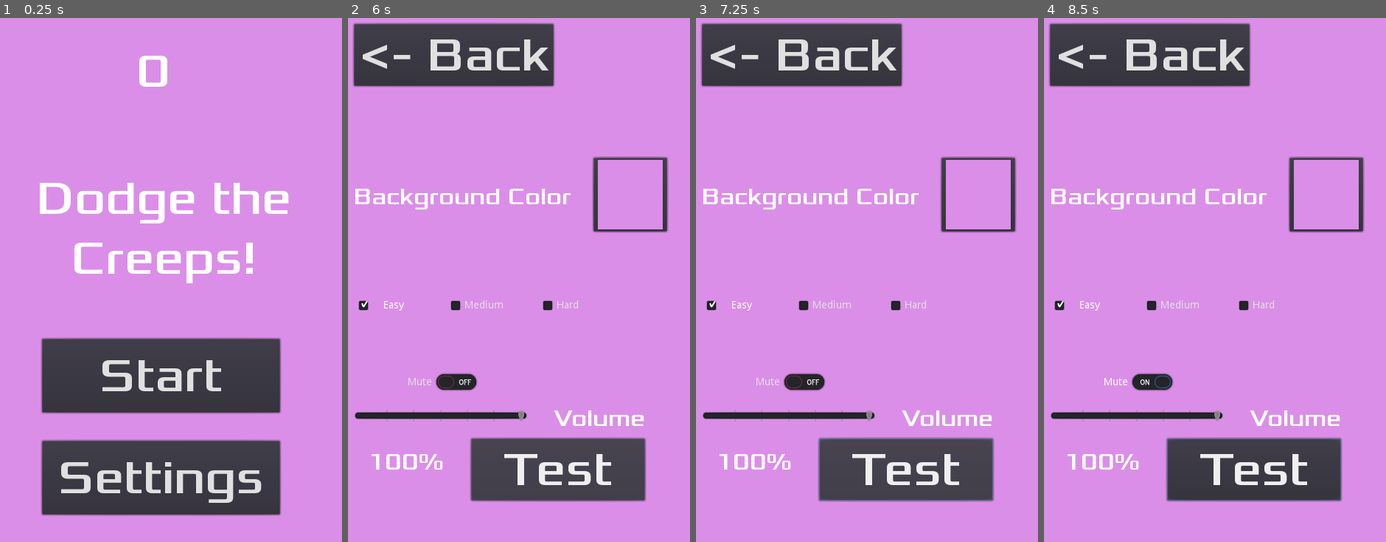
Above: before the commit, frames 1-4 (left to right).
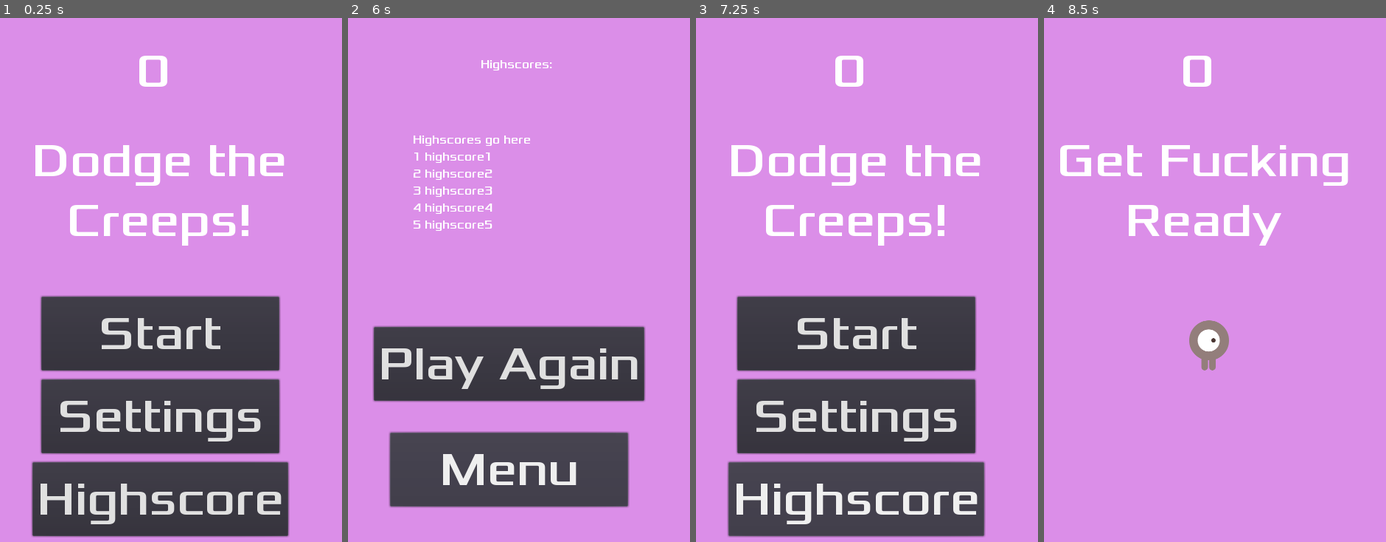
Above: after the commit, the same moments.

Repository: JacksonSplinter/game1
Game: Godot game, scene res://main.tscn
Same seed, same stepped clock (60 frames per second), same inputs: the game is played once before the commit and once after it.
Inputs (mouse positions are in pixels of both pictures, inside the frame that each line leads up to):
- Up to frame 1 (0.25 s): no input
- Up to frame 2 (6 s): click "Settings" at 0.5 s; click "Medium" at 1.25 s; click "Hard" at 2 s; click "Easy" at 2.75 s; click "Easy" at 3.5 s; click "Test" at 4.25 s; click "<- Back" at 5 s; click (508, 500) at 5.75 s, where only the run after the commit has a clickable "Highscore"
- Up to frame 3 (7.25 s): click (856, 468) at 6.5 s, where only the run after the commit has a clickable "Menu"
- Up to frame 4 (8.5 s): click (1204, 332) at 7.25 s, where only the run after the commit has a clickable "Start"; click (1139, 384) at 8 s, where only the run before the commit has a clickable "Mute"

The runs differ from the first frame. In frame 1, 27% of the frame differs, in the area x 9-85%, y 24-100%; in frame 2, 29%; in frame 3, 41%, in the area x 1-94%, y 0-100%; in frame 4, 21%.

Commit message:
set up framework for highscore

Diff:
--- a/HUD.gd
+++ b/HUD.gd
@@ -2,6 +2,7 @@
 
 signal start_game
 signal settings
+signal highscore
 
 # a function that takes a text input and displays it and starts a timer
 func show_message(text):
@@ -25,6 +26,7 @@
 
 	$StartButton.show()
 	$SettingsButton.show()
+	$Highscore.show()
 
 # function that takes the input of score and displays it
 func update_score(score):
@@ -35,6 +37,7 @@
 func _on_StartButton_pressed():
 	$StartButton.hide()
 	$SettingsButton.hide()
+	$Highscore.hide()
 	emit_signal("start_game")
 
 # when the message timer is timedout the message is hidden
@@ -48,6 +51,7 @@
 	$SettingsButton.hide()
 	$Message.hide()
 	$ScoreLabel.hide()
+	$Highscore.hide()
 	emit_signal("settings")
 
 # When the signal of the back button is received the HUD is displayed again
@@ -56,3 +60,22 @@
 	$SettingsButton.show()
 	$Message.show()
 	$ScoreLabel.show()
+	$Highscore.show()
+
+func _on_Scoreboard_pressed():
+	$StartButton.hide()
+	$SettingsButton.hide()
+	$Message.hide()
+	$ScoreLabel.hide()
+	$Highscore.hide()
+	emit_signal("highscore")
+
+func _on_ScoreBoard_menu():
+	$StartButton.show()
+	$SettingsButton.show()
+	$Message.show()
+	$ScoreLabel.show()
+	$Highscore.show()
+
+func _on_ScoreBoard_replay():
+	emit_signal("start_game")
--- a/HUD.tscn
+++ b/HUD.tscn
@@ -8,6 +8,10 @@
 font_data = ExtResource( 1 )
 
 [sub_resource type="DynamicFont" id=2]
+size = 64
+font_data = ExtResource( 1 )
+
+[sub_resource type="DynamicFont" id=3]
 size = 64
 font_data = ExtResource( 1 )
 
@@ -24,10 +28,10 @@
 align = 1
 
 [node name="Message" type="Label" parent="."]
-margin_left = 26.0
-margin_top = 212.0
-margin_right = 451.0
-margin_bottom = 452.0
+margin_left = 20.0
+margin_top = 161.0
+margin_right = 445.0
+margin_bottom = 401.0
 custom_fonts/font = SubResource( 1 )
 text = "Dodge the
 Creeps!"
@@ -35,10 +39,10 @@
 autowrap = true
 
 [node name="StartButton" type="Button" parent="."]
-margin_left = 73.0
-margin_top = 441.0
-margin_right = 396.0
-margin_bottom = 541.0
+margin_left = 72.0
+margin_top = 384.0
+margin_right = 395.0
+margin_bottom = 484.0
 custom_fonts/font = SubResource( 1 )
 text = "Start"
 
@@ -47,13 +51,22 @@
 one_shot = true
 
 [node name="SettingsButton" type="Button" parent="."]
-margin_left = 73.0
-margin_top = 579.0
-margin_right = 396.0
-margin_bottom = 679.0
+margin_left = 72.0
+margin_top = 496.0
+margin_right = 395.0
+margin_bottom = 596.0
 custom_fonts/font = SubResource( 2 )
 text = "Settings"
+
+[node name="Highscore" type="Button" parent="."]
+margin_left = 60.0
+margin_top = 608.0
+margin_right = 407.0
+margin_bottom = 708.0
+custom_fonts/font = SubResource( 3 )
+text = "Highscore"
 
 [connection signal="pressed" from="StartButton" to="." method="_on_StartButton_pressed"]
 [connection signal="timeout" from="MessageTimer" to="." method="_on_MessageTimer_timeout"]
 [connection signal="pressed" from="SettingsButton" to="." method="_on_SettingsButton_pressed"]
+[connection signal="pressed" from="Highscore" to="." method="_on_Scoreboard_pressed"]
--- /dev/null
+++ b/Highscore.gd
@@ -0,0 +1,32 @@
+extends CanvasLayer
+
+signal menu
+signal replay
+
+# Called when the node enters the scene tree for the first time.
+func _ready():
+	$Header.hide()
+	$Label.hide()
+	$Menu.hide()
+	$PlayAgain.hide()
+
+
+func _on_Menu_pressed():
+	$Header.hide()
+	$Label.hide()
+	$Menu.hide()
+	$PlayAgain.hide()
+	emit_signal("menu")
+
+func _on_PlayAgain_pressed():
+	$Header.hide()
+	$Label.hide()
+	$Menu.hide()
+	$PlayAgain.hide()
+	emit_signal("replay")
+
+func _on_HUD_highscore():
+	$Header.show()
+	$Label.show()
+	$Menu.show()
+	$PlayAgain.show()
--- /dev/null
+++ b/Highscore.tscn
@@ -0,0 +1,70 @@
+[gd_scene load_steps=7 format=2]
+
+[ext_resource path="res://fonts/Xolonium-Regular.ttf" type="DynamicFontData" id=1]
+[ext_resource path="res://Highscore.gd" type="Script" id=2]
+
+[sub_resource type="DynamicFont" id=1]
+font_data = ExtResource( 1 )
+
+[sub_resource type="DynamicFont" id=2]
+font_data = ExtResource( 1 )
+
+[sub_resource type="DynamicFont" id=3]
+size = 64
+font_data = ExtResource( 1 )
+
+[sub_resource type="DynamicFont" id=4]
+size = 64
+font_data = ExtResource( 1 )
+
+[node name="ScoreBoard" type="CanvasLayer"]
+script = ExtResource( 2 )
+
+[node name="Header" type="Label" parent="."]
+margin_left = 193.0
+margin_top = 60.0
+margin_right = 298.0
+margin_bottom = 80.0
+custom_fonts/font = SubResource( 1 )
+text = "Highscores:"
+align = 1
+
+[node name="Label" type="Label" parent="."]
+anchor_right = 0.083
+anchor_bottom = 0.019
+margin_left = 104.0
+margin_top = 128.0
+margin_right = 354.16
+margin_bottom = 341.32
+custom_fonts/font = SubResource( 2 )
+text = "Highscores go here
+1 highscore1
+2 highscore2
+3 highscore3
+4 highscore4
+5 highscore5
+"
+valign = 1
+
+[node name="PlayAgain" type="Button" parent="."]
+anchor_right = 0.604
+anchor_bottom = 0.717
+margin_left = 51.0
+margin_top = 425.0
+margin_right = 128.08
+margin_bottom = 8.76001
+custom_fonts/font = SubResource( 3 )
+text = "Play Again"
+
+[node name="Menu" type="Button" parent="."]
+anchor_right = 0.289
+anchor_bottom = 0.56
+margin_left = 73.0
+margin_top = 568.0
+margin_right = 257.28
+margin_bottom = 264.8
+custom_fonts/font = SubResource( 4 )
+text = "Menu"
+
+[connection signal="pressed" from="PlayAgain" to="." method="_on_PlayAgain_pressed"]
+[connection signal="pressed" from="Menu" to="." method="_on_Menu_pressed"]
--- a/Player.gd
+++ b/Player.gd
@@ -51,7 +51,7 @@
 		$AnimatedSprite.flip_v = velocity.y > 0
 
 # Player disappears after being hit
-func _on_Player_body_entered(body):
+func _on_Player_body_entered(_body):
 	hide()
 	emit_signal("hit")
 	# Must be deferred as we can't change physics properties on a physics callback.
--- a/Settings.gd
+++ b/Settings.gd
@@ -56,7 +56,7 @@
 	emit_signal("back_clicked")
 
 # When hard mode is enabled makes sure that both options are disabled
-func _on_Hard_toggled(button_pressed):
+func _on_Hard_toggled(_button_pressed):
 	if $Easy.pressed == false && $Medium.pressed == false:
 		$Hard.pressed = true
 
@@ -67,7 +67,7 @@
 	emit_signal("hard")
 
 # When medium mode is enabled makes sure that both options are disabled
-func _on_Medium_toggled(button_pressed):
+func _on_Medium_toggled(_button_pressed):
 	if $Easy.pressed == false && $Hard.pressed == false:
 		$Medium.pressed = true
 
@@ -78,7 +78,7 @@
 	emit_signal("medium")
 
 # When easy mode is enabled makes sure that both options are disabled
-func _on_Easy_toggled(button_pressed):
+func _on_Easy_toggled(_button_pressed):
 	if $Medium.pressed == false && $Hard.pressed == false:
 		$Easy.pressed = true
 
--- a/main.gd
+++ b/main.gd
@@ -55,7 +55,6 @@
 	# Spawn the mob by adding it to the Main scene.
 	add_child(mob)
 
-
 # when the scoretimer is timedout the player gets one point and then
 # the score is upadted in the HUD
 func _on_ScoreTimer_timeout():
--- a/main.tscn
+++ b/main.tscn
@@ -7,6 +7,7 @@
 [ext_resource path="res://art/Creed - Higher (Official Video) copy.mp3" type="AudioStream" id=5]
 [ext_resource path="res://art/gameover.wav" type="AudioStream" id=6]
 [ext_resource path="res://Settings.tscn" type="PackedScene" id=7]
+[ext_resource path="res://Highscore.tscn" type="PackedScene" id=8]
 
 [sub_resource type="Curve2D" id=1]
 _data = {
@@ -53,6 +54,9 @@
 
 [node name="Settings" parent="." instance=ExtResource( 7 )]
 
+[node name="ScoreBoard" parent="." instance=ExtResource( 8 )]
+
+[connection signal="highscore" from="HUD" to="ScoreBoard" method="_on_HUD_highscore"]
 [connection signal="settings" from="HUD" to="Settings" method="_on_settings"]
 [connection signal="start_game" from="HUD" to="." method="new_game"]
 [connection signal="hit" from="Player" to="." method="game_over"]
@@ -64,3 +68,5 @@
 [connection signal="hard" from="Settings" to="." method="_on_Settings_hard"]
 [connection signal="medium" from="Settings" to="." method="_on_Settings_medium"]
 [connection signal="new_bg" from="Settings" to="." method="_on_Settings_new_bg"]
+[connection signal="menu" from="ScoreBoard" to="HUD" method="_on_ScoreBoard_menu"]
+[connection signal="replay" from="ScoreBoard" to="HUD" method="_on_ScoreBoard_replay"]
--- a/mob.tscn
+++ b/mob.tscn
@@ -10,9 +10,9 @@
 
 [sub_resource type="SpriteFrames" id=1]
 animations = [ {
-"frames": [ ExtResource( 1 ), ExtResource( 5 ) ],
+"frames": [ ExtResource( 4 ), ExtResource( 6 ) ],
 "loop": true,
-"name": "walk",
+"name": "swim",
 "speed": 3.0
 }, {
 "frames": [ ExtResource( 2 ), ExtResource( 3 ) ],
@@ -20,9 +20,9 @@
 "name": "fly",
 "speed": 3.0
 }, {
-"frames": [ ExtResource( 4 ), ExtResource( 6 ) ],
+"frames": [ ExtResource( 1 ), ExtResource( 5 ) ],
 "loop": true,
-"name": "swim",
+"name": "walk",
 "speed": 3.0
 } ]
 
@@ -40,6 +40,7 @@
 scale = Vector2( 0.5, 0.5 )
 frames = SubResource( 1 )
 animation = "walk"
+frame = 1
 playing = true
 
 [node name="CollisionShape2D" type="CollisionShape2D" parent="."]
Not shown: 1 places in HUD.tscn that only renumber resources
Not shown: 1 places in main.tscn that only renumber resources
